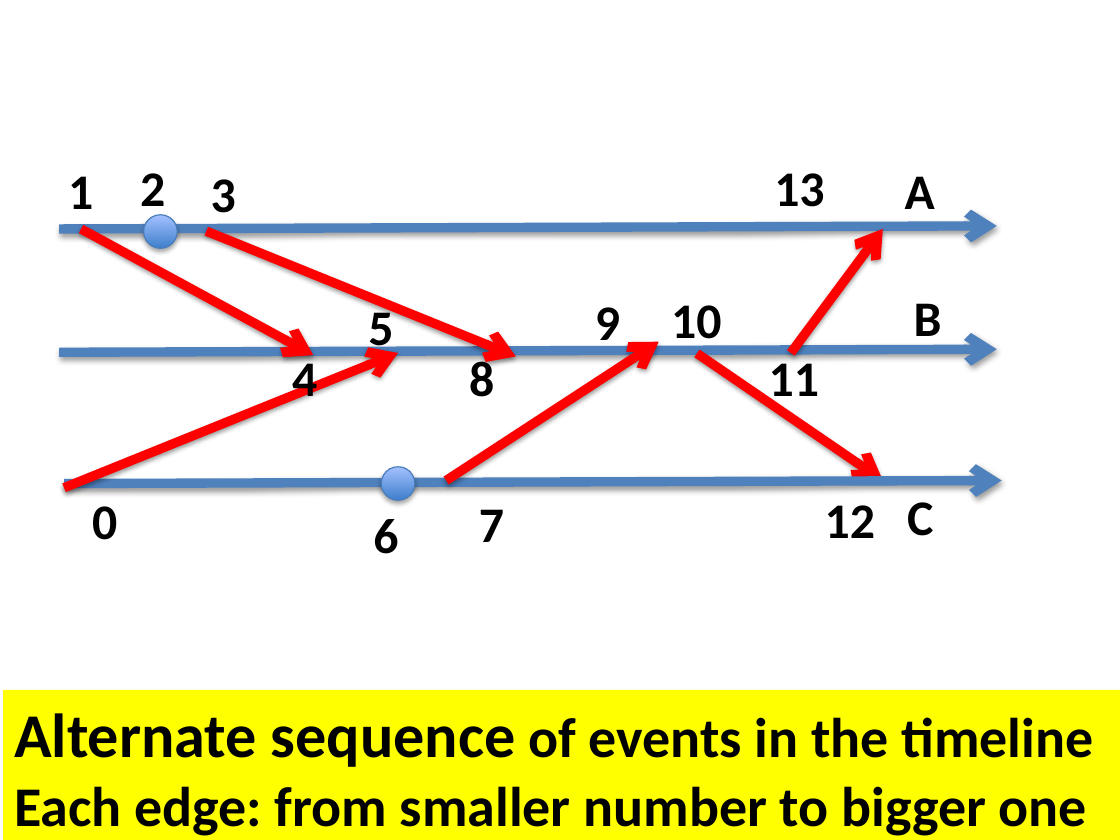
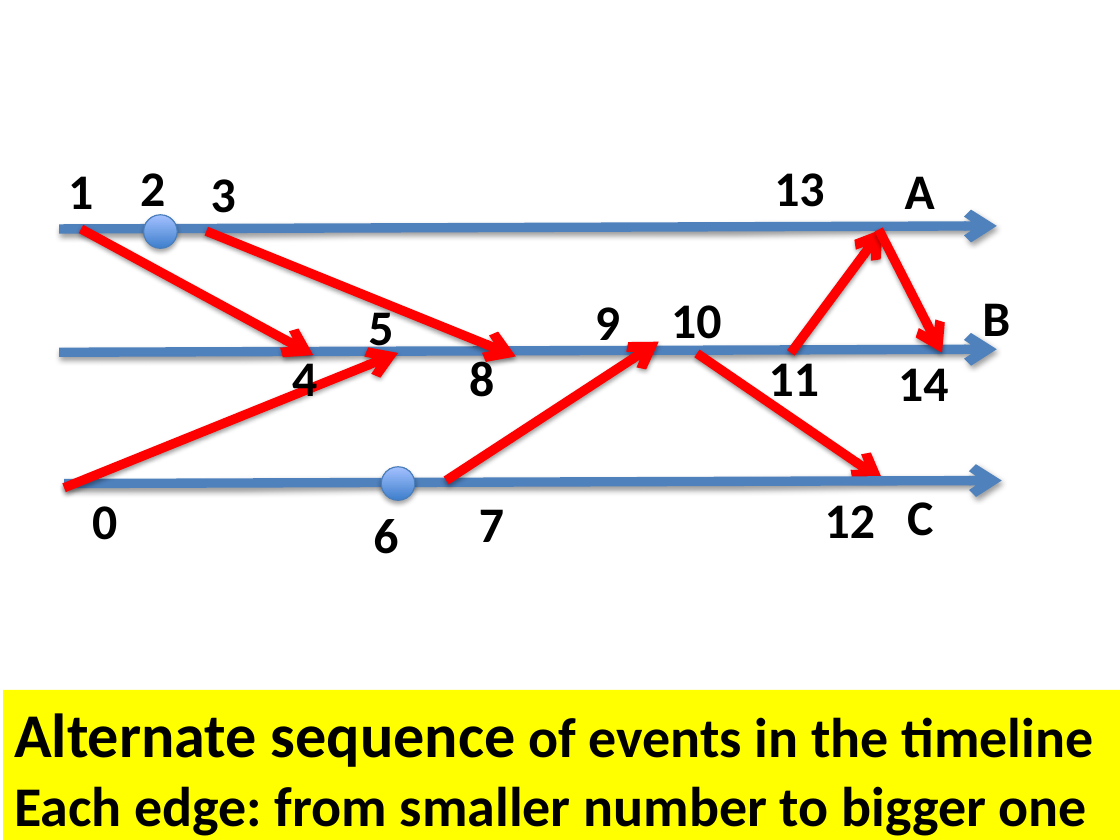
Before and after one commit to kmchandy/kmchandy.github.io, a slide deck: slide 6 of Channels/Channels_Diagrams.pptx. Drawn at 1120x840 pixels with LibreOffice and Linux fonts; fonts in the diff are those of the drawing. Boxes give left, top, right and bottom in pixels: in the first picture for what was removed or moved away, otherwise in the second. Text is boxed around its words. In the diff, an @@ line names an element or a change of style, - is before the commit and + after.

```diff
--- a/Channels/Channels_Diagrams.pptx
+++ b/Channels/Channels_Diagrams.pptx
@@ arrow added from (879, 230) to (942, 353), #FF0000 6 pt @@
@@ text "B": place and size @@
-text "B" at [914, 303, 942, 348]
+text "B" at [982, 303, 1010, 348]
@@ text added at [898, 368, 948, 401], 32 pt, text #000000, bold @@
+14
```
Also in this commit, not shown: 4 other slides changed, 2 slides added, 45 other files.
